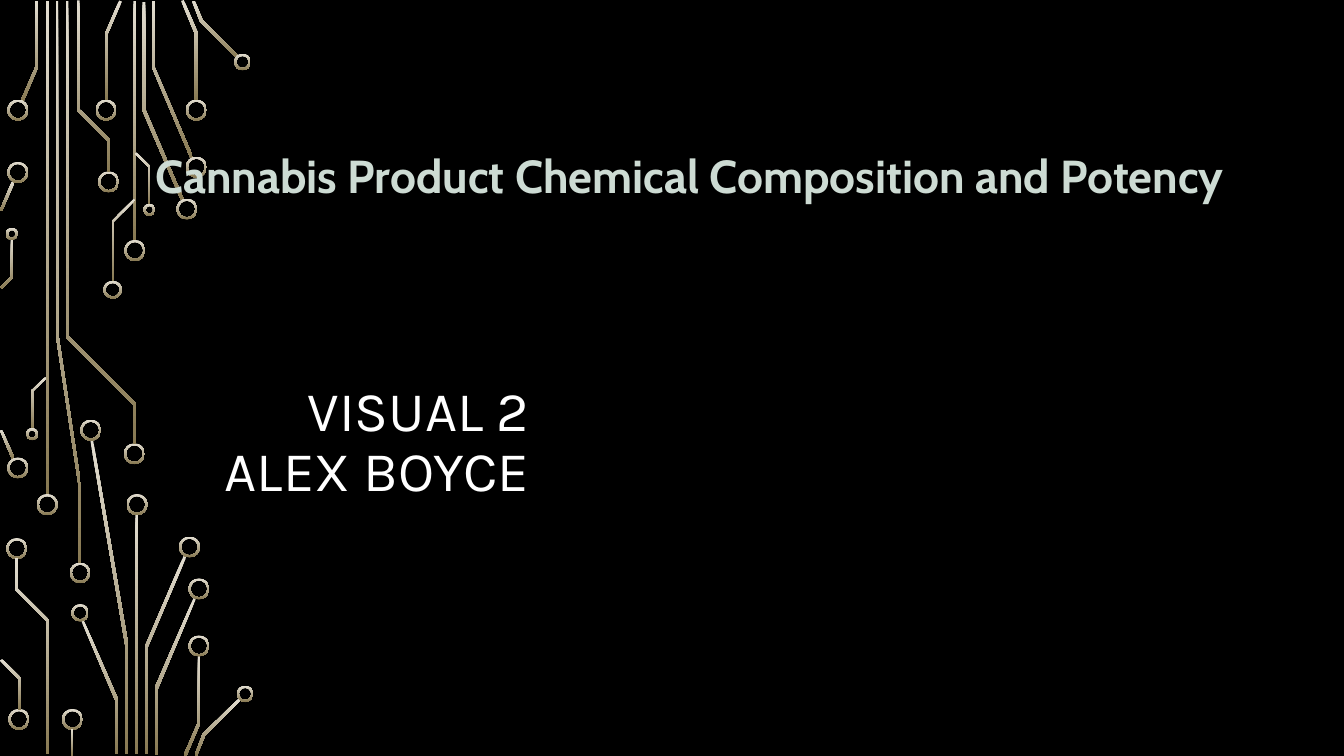
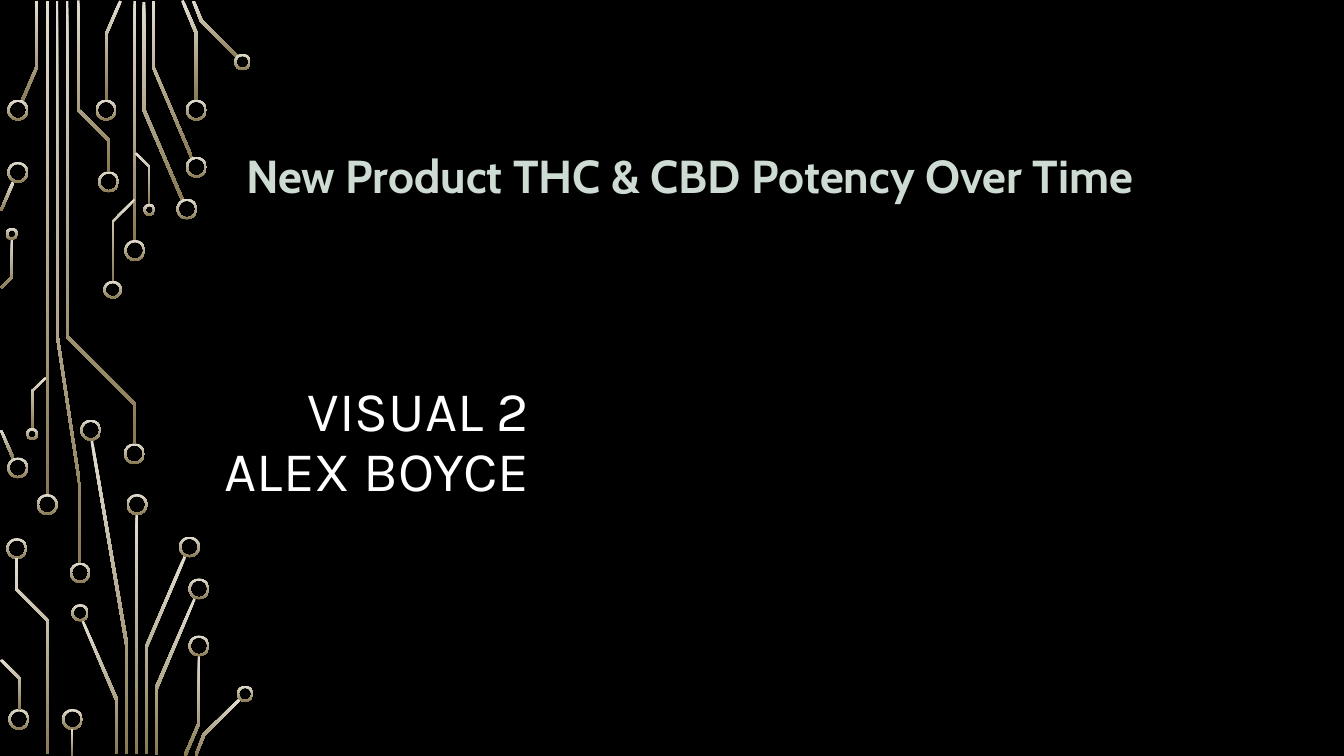
Before and after one commit to nood-leog/CS445-Group, a slide deck: slide 6 of Final Presentation Slides.pptx (slide 7 before the commit). Drawn at 1344x756 pixels with LibreOffice and Linux fonts; fonts in the diff are those of the drawing; background and template pictures are left out. Boxes give left, top, right and bottom in pixels: in the first picture for what was removed or moved away, otherwise in the second. Text is boxed around its words. In the diff, an @@ line names an element or a change of style, - is before the commit and + after.

```diff
--- a/Final Presentation Slides.pptx
+++ b/Final Presentation Slides.pptx
@@ text at [246,158,1133,204]: text changed @@
-Cannabis Product Chemical Composition and Potency
+New Product THC & CBD Potency Over Time
```
Also in this commit, not shown: 5 other slides changed, 4 slides added, 7 slides removed, 3 other files.
